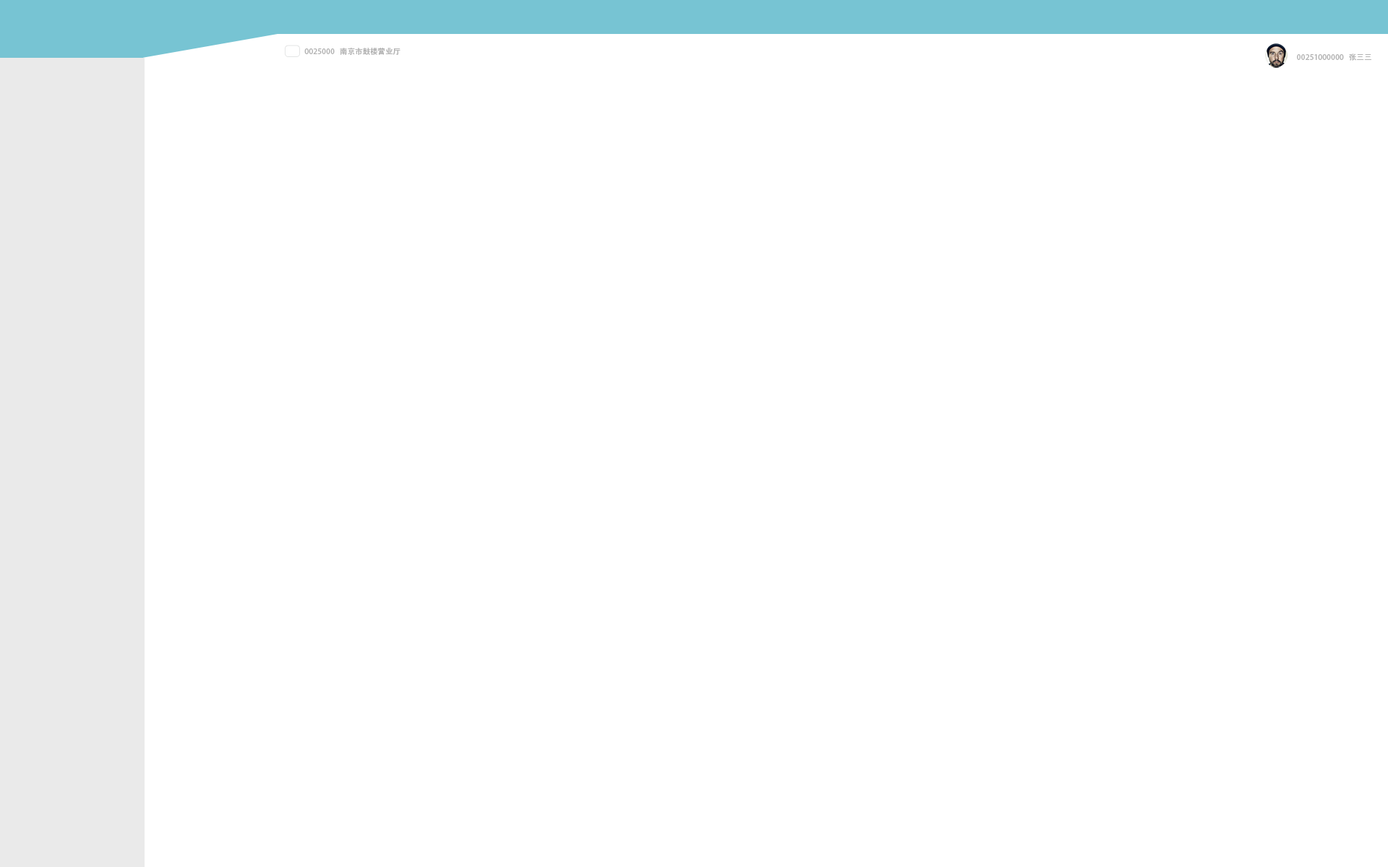
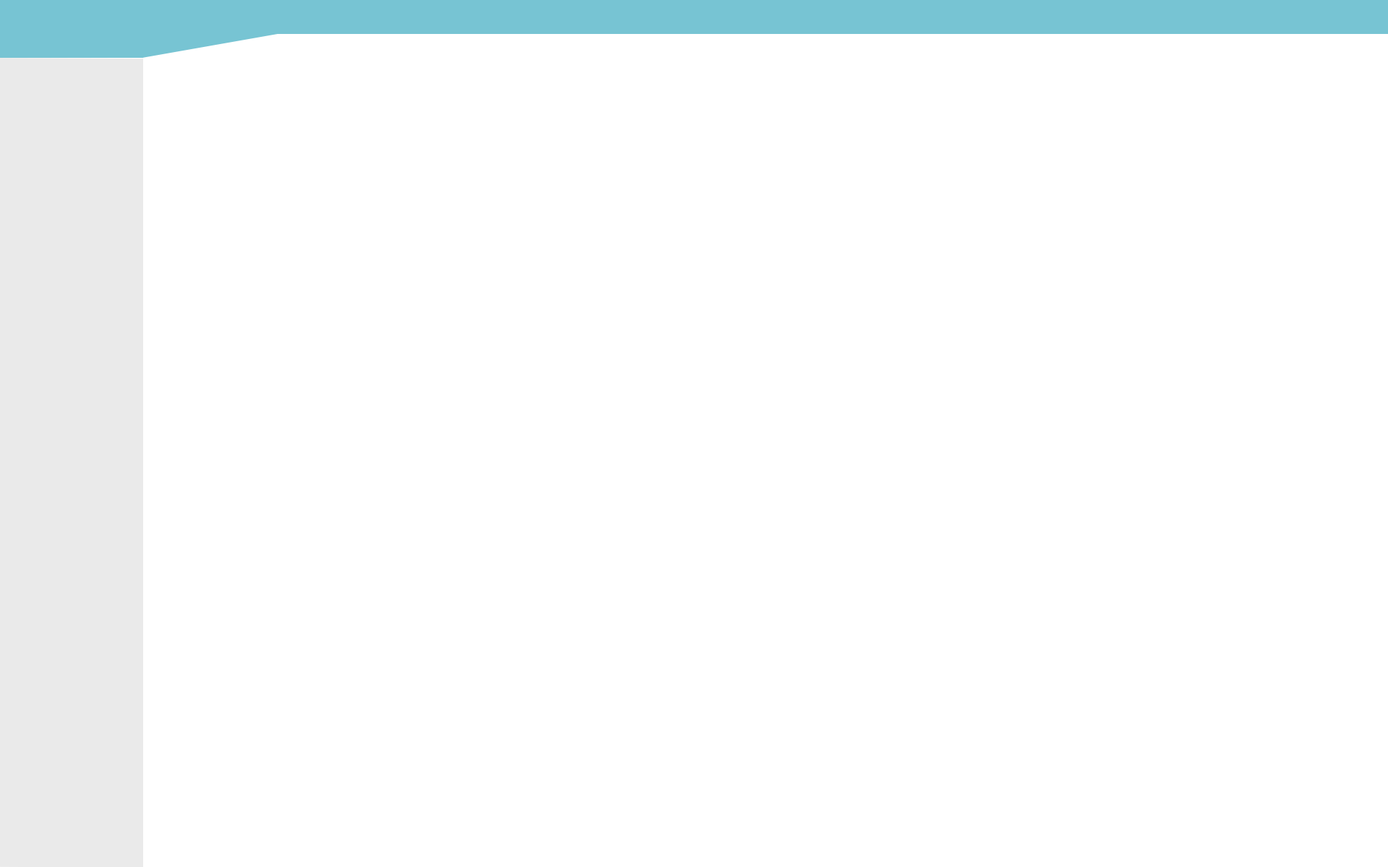
Before/after of a 1388×867 layered artwork. What changed in the layer stack:
painted on "Bg" (3rd of 3, in "导航") over (x1=0, y1=57, x2=145, y2=867)
hid group "上" (7 layers) over (x1=284, y1=39, x2=1371, y2=68)
